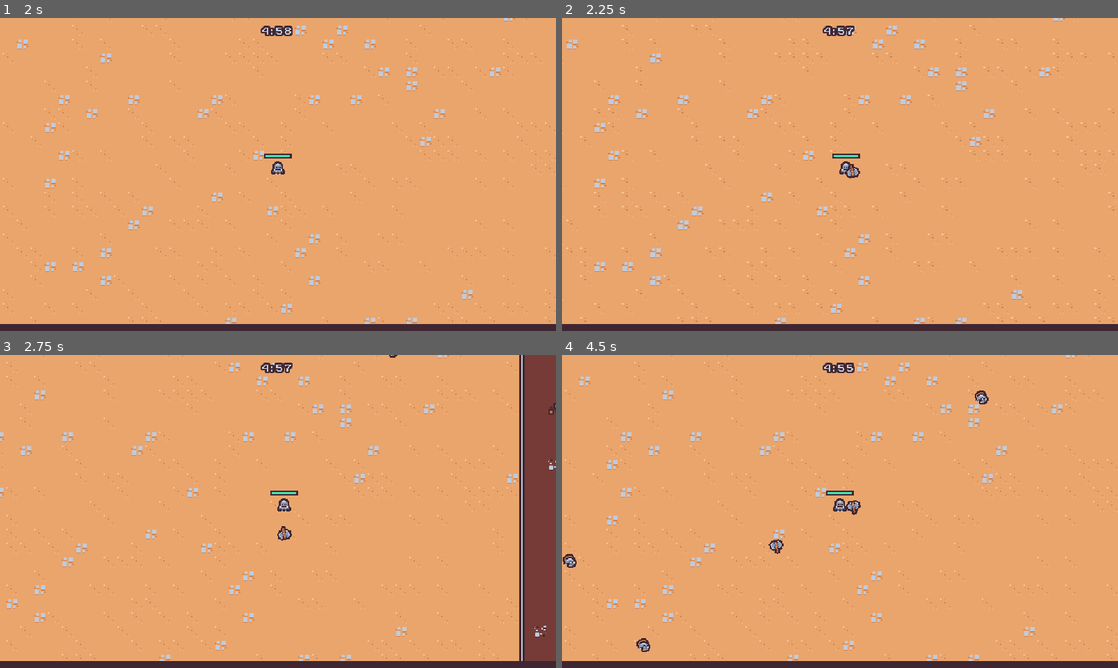
Above: before the commit, frames 1-4 (two rows, left to right).
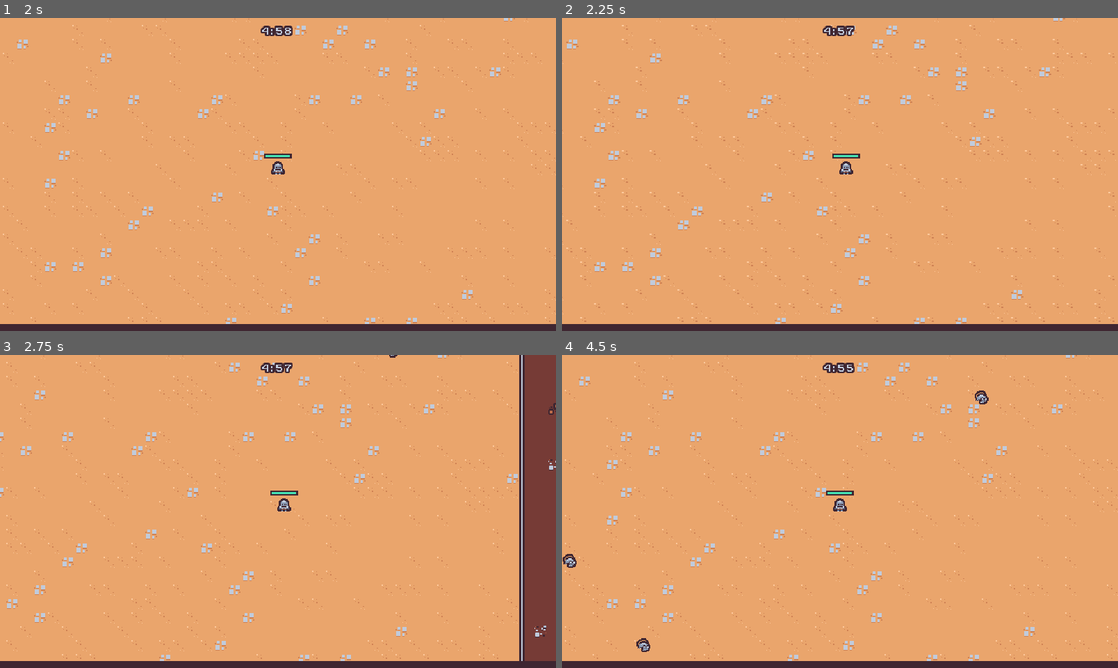
Above: after the commit, the same moments.

Repository: bartoszcholewa/2d-survivors-course
Game: Godot game, scene res://scenes/main/main.tscn
The game is run twice, just before and just after one commit, with the same random seed, the same clock (stepped at 60 frames per second) and the same inputs.
Inputs (mouse positions are in pixels of both pictures, inside the frame that each line leads up to):
- Up to frame 1 (2 s): tap Enter at 0.5 s; move the mouse to (400, 158) at 0.52 s; press the mouse at (400, 158) at 0.53 s; hold D (move_right) 0.53-1.25 s; release the mouse at (400, 158) at 1.25 s; drag from (166, 190) to (283, 171) at 1.27 s
- Up to frame 2 (2.25 s): tap Space at 2 s; move the mouse to (895, 105) at 2.02 s; press the mouse at (895, 105) at 2.03 s; hold D (move_right) from 2.03 s (still down)
- Up to frame 3 (2.75 s): keep holding D (move_right)
- Up to frame 4 (4.5 s): release D (move_right) at 2.75 s; release the mouse at (895, 442) at 2.75 s; drag from (812, 574) to (845, 505) at 2.77 s; move the mouse to (1006, 558) at 3.52 s; press the mouse at (1006, 558) at 3.53 s; hold A (move_left) 3.53-4.25 s; release the mouse at (1006, 558) at 4.25 s; drag from (673, 464) to (979, 392) at 4.27 s

Frame 1 is identical in both runs. In frame 2, less than 0.1% of the frame differs, in the area x 50-54%, y 46-52%; in frame 3, less than 0.1%; in frame 4, 0.2%, in the area x 37-54%, y 46-64%.

Commit message:
Lesson 34 - Get Axe Ability

Diff:
--- /dev/null
+++ b/resources/upgrades/ability.gd
@@ -0,0 +1,4 @@
+extends AbilityUpgrade
+class_name Ability
+
+@export var ability_controller_scene: PackedScene
--- /dev/null
+++ b/resources/upgrades/axe.tres
@@ -0,0 +1,11 @@
+[gd_resource type="Resource" script_class="Ability" load_steps=3 format=3 uid="uid://bx1cmhyhtvk0m"]
+
+[ext_resource type="PackedScene" uid="uid://xo536ntyty8j" path="res://scenes/ability/axe_ability_controller/axe_ability_controller.tscn" id="1_lxg8a"]
+[ext_resource type="Script" uid="uid://cg0rot6ypd2qg" path="res://resources/upgrades/ability.gd" id="1_vgov1"]
+
+[resource]
+script = ExtResource("1_vgov1")
+ability_controller_scene = ExtResource("1_lxg8a")
+id = "axe"
+name = "Axe"
+description = "Periodically sends out a spinning axe."
--- a/scenes/game_object/player/player.gd
+++ b/scenes/game_object/player/player.gd
@@ -8,6 +8,7 @@
 @onready var damage_interval_timer = $DamageIntervalTimer
 @onready var health_component: HealthComponent = $HealthComponent
 @onready var health_bar: ProgressBar = $HealthBar
+@onready var abilities = $Abilities
 
 var number_colliding_bodies = 0
 
@@ -17,6 +18,7 @@
 	$CollistionArea2D.body_exited.connect(on_body_exited)
 	damage_interval_timer.timeout.connect(on_damage_interval_timer_timeout)
 	health_component.health_changed.connect(on_health_changed)
+	GameEvents.ability_upgrade_added.connect(on_ability_upgrade_added)
 	update_health_display()
 
 
@@ -63,3 +65,11 @@
 
 func on_health_changed():
 	update_health_display()
+
+func on_ability_upgrade_added(ability_upgrade: AbilityUpgrade, current_upgrades: Dictionary):
+	if not ability_upgrade is Ability:
+		return
+
+	var ability = ability_upgrade as Ability
+	var ability_controller_instance = ability.ability_controller_scene.instantiate()
+	abilities.add_child(ability_controller_instance)
--- a/scenes/game_object/player/player.tscn
+++ b/scenes/game_object/player/player.tscn
@@ -1,10 +1,9 @@
-[gd_scene load_steps=11 format=3 uid="uid://d3ymecumufi24"]
+[gd_scene load_steps=10 format=3 uid="uid://d3ymecumufi24"]
 
 [ext_resource type="Texture2D" uid="uid://dcb2spof0efi1" path="res://scenes/game_object/player/player.png" id="1_8afob"]
 [ext_resource type="Script" uid="uid://cpuniy5yjcmao" path="res://scenes/game_object/player/player.gd" id="1_dovo2"]
 [ext_resource type="PackedScene" uid="uid://ge0dlwbhx867" path="res://scenes/ability/sword_ability_controller/sword_ability_controller.tscn" id="2_gmlin"]
 [ext_resource type="PackedScene" uid="uid://c7mveug1a8km4" path="res://scenes/component/health_component.tscn" id="2_ss5pk"]
-[ext_resource type="PackedScene" uid="uid://xo536ntyty8j" path="res://scenes/ability/axe_ability_controller/axe_ability_controller.tscn" id="4_tj6oj"]
 
 [sub_resource type="StyleBoxFlat" id="StyleBoxFlat_ss5pk"]
 bg_color = Color(0.24705882, 0.14901961, 0.19215687, 1)
@@ -33,11 +32,9 @@
 
 [node name="HealthComponent" parent="." instance=ExtResource("2_ss5pk")]
 
-[node name="AbilityManager" type="Node" parent="."]
+[node name="Abilities" type="Node" parent="."]
 
-[node name="SwordAbilityController" parent="AbilityManager" instance=ExtResource("2_gmlin")]
-
-[node name="AxeAbilityController" parent="AbilityManager" instance=ExtResource("4_tj6oj")]
+[node name="SwordAbilityController" parent="Abilities" instance=ExtResource("2_gmlin")]
 
 [node name="DamageIntervalTimer" type="Timer" parent="."]
 wait_time = 0.5
--- a/scenes/manager/upgrade_manager.gd
+++ b/scenes/manager/upgrade_manager.gd
@@ -8,17 +8,6 @@
 
 func _ready() -> void:
 	experience_manager.level_up.connect(on_level_up)
-
-
-func on_level_up(current_level: int):
-	var chosen_upgrade = upgrade_pool.pick_random()
-	if chosen_upgrade == null:
-		return
-
-	var upgrade_screen_instance = upgrade_screen_scene.instantiate()
-	add_child(upgrade_screen_instance)
-	upgrade_screen_instance.set_ability_upgrades([chosen_upgrade] as Array[AbilityUpgrade])
-	upgrade_screen_instance.upgrade_selected.connect(on_upgrade_selected)
 
 
 func apply_upgrade(upgrade: AbilityUpgrade):
@@ -35,5 +24,31 @@
 
 	GameEvents.emit_ability_upgrade_added(upgrade, current_upgrades)
 
+
+func pick_upgrades():
+	var chosen_upgrades: Array[AbilityUpgrade] = []
+	var filtered_upgrades = upgrade_pool.duplicate()
+
+	for i in 2:
+		var chosen_upgrade = filtered_upgrades.pick_random() as AbilityUpgrade
+		chosen_upgrades.append(chosen_upgrade)
+		filtered_upgrades = filtered_upgrades.filter(
+			func(upgrade):
+				return upgrade.id != chosen_upgrade.id
+		)
+
+	return chosen_upgrades
+
+
+
+
 func on_upgrade_selected(upgrade: AbilityUpgrade):
 	apply_upgrade(upgrade)
+
+func on_level_up(current_level: int):
+
+	var upgrade_screen_instance = upgrade_screen_scene.instantiate()
+	add_child(upgrade_screen_instance)
+	var chosen_upgrades = pick_upgrades()
+	upgrade_screen_instance.set_ability_upgrades(chosen_upgrades as Array[AbilityUpgrade])
+	upgrade_screen_instance.upgrade_selected.connect(on_upgrade_selected)
--- a/scenes/manager/upgrade_manager.tscn
+++ b/scenes/manager/upgrade_manager.tscn
@@ -1,11 +1,12 @@
-[gd_scene load_steps=5 format=3 uid="uid://bcalau2prtms1"]
+[gd_scene load_steps=6 format=3 uid="uid://bcalau2prtms1"]
 
 [ext_resource type="Script" uid="uid://dm25ey8o1lflt" path="res://scenes/manager/upgrade_manager.gd" id="1_pfuvr"]
 [ext_resource type="Script" uid="uid://cqfdhxto37nek" path="res://resources/upgrades/ability_upgrade.gd" id="2_5fq6c"]
 [ext_resource type="Resource" uid="uid://vjxkgdyy6mbu" path="res://resources/upgrades/sword_rate.tres" id="3_odk14"]
+[ext_resource type="Resource" uid="uid://bx1cmhyhtvk0m" path="res://resources/upgrades/axe.tres" id="4_n6pea"]
 [ext_resource type="PackedScene" uid="uid://b3i77apfhei6x" path="res://scenes/ui/upgrade_screen.tscn" id="4_odk14"]
 
 [node name="UpgradeManager" type="Node"]
 script = ExtResource("1_pfuvr")
-upgrade_pool = Array[ExtResource("2_5fq6c")]([ExtResource("3_odk14")])
+upgrade_pool = Array[ExtResource("2_5fq6c")]([ExtResource("3_odk14"), ExtResource("4_n6pea")])
 upgrade_screen_scene = ExtResource("4_odk14")
Not shown, added: resources/upgrades/ability.gd.uid
